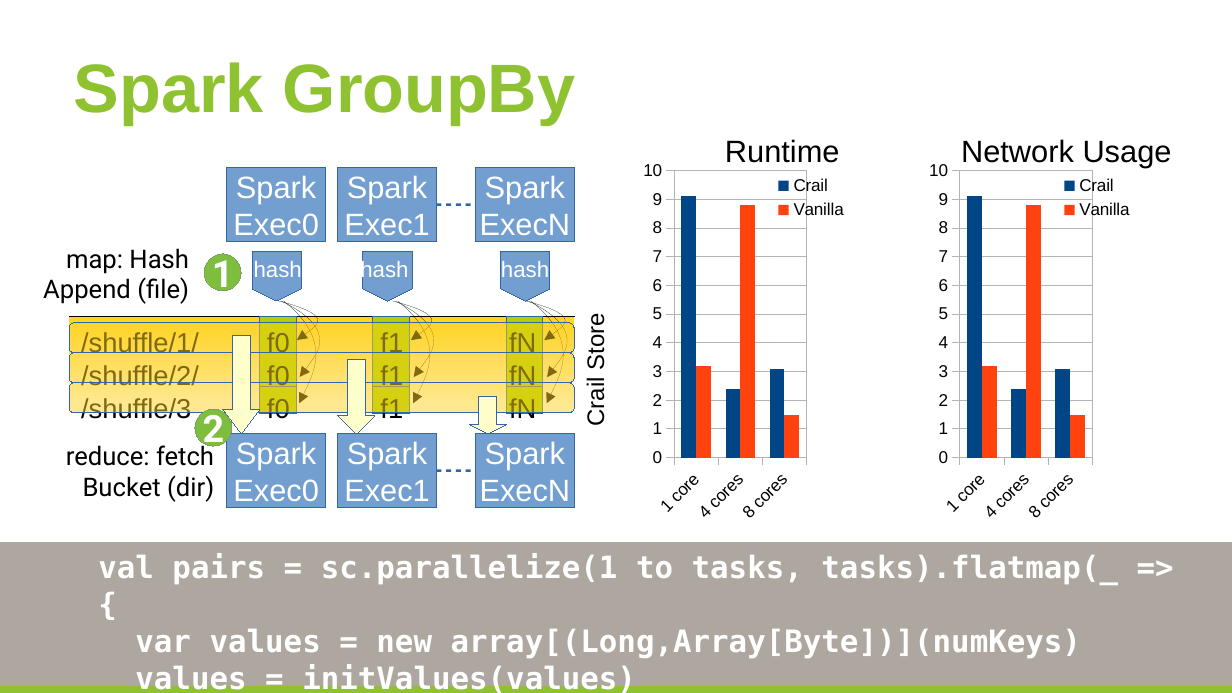
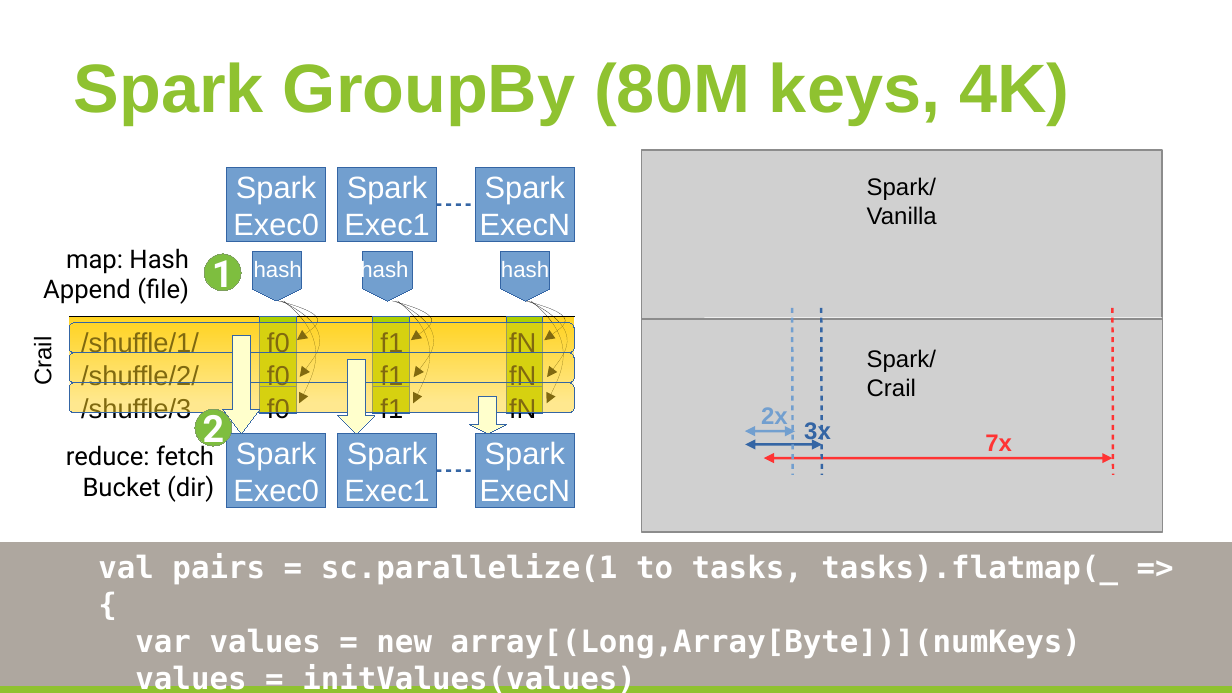
Before and after one commit to huangyibo/spark-summit-17, a slide deck: slide 22 of crail-spark-summit.odp. Drawn at 1232x693 pixels with LibreOffice and Linux fonts; fonts in the diff are those of the drawing; grey boxes stand for pictures; background and template pictures are left out. Boxes give left, top, right and bottom in pixels: in the first picture for what was removed or moved away, otherwise in the second. Text is boxed around its words. In the diff, an @@ line names an element or a change of style, - is before the commit and + after.

Commit message:
crail deck

```diff
--- a/crail-spark-summit.odp
+++ b/crail-spark-summit.odp
@@ title at [74,62,1069,125]: text changed @@
-Spark GroupBy
+Spark GroupBy (80M keys, 4K)
@@ text removed at [725,139,840,163] @@
-Runtime
@@ text removed at [961,139,1172,167] @@
-Network Usage
@@ column chart removed at [638,154,898,530] @@
-categories: 1 core, 4 cores, 8 cores
-Crail: 9.1, 2.4, 3.1
-Vanilla: 3.2, 8.8, 1.5
@@ picture added at [642,150,1162,367] @@
@@ text added at [867,177,937,225], 14 pt, text #000000 @@
+Spark/
+Vanilla
@@ column chart removed at [924,154,1184,530] @@
-categories: 1 core, 4 cores, 8 cores
-Crail: 9.1, 2.4, 3.1
-Vanilla: 3.2, 8.8, 1.5
@@ picture added at [642,319,1163,532] @@
@@ rectangle added at [705,318,1162,371], fill #FFFFFF @@
@@ line added from (792, 308) to (792, 476), #729FCF 1.45 pt @@
@@ line added from (822, 308) to (822, 476), #3465A4 1.45 pt @@
@@ line added from (1112, 308) to (1112, 476), #FF3333 1.45 pt @@
@@ text at [30,343,57,384]: text changed @@
-Crail Store
+Crail
@@ text added at [867,349,936,397], 14 pt, text #000000 @@
+Spark/
+Crail
@@ text added at [761,407,788,430], 14 pt, text #729FCF, bold @@
+2x
@@ double arrow added from (745, 445) to (822, 445), #3465A4 1.45 pt @@
@@ double arrow added from (745, 431) to (795, 431), #729FCF 1.45 pt @@
@@ text added at [804,422,831,445], 14 pt, text #3465A4, bold @@
+3x
@@ text added at [985,434,1012,451], 14 pt, text #FF3333, bold @@
+7x
@@ double arrow added from (764, 458) to (1112, 458), #FF3333 1.45 pt @@
```
Also in this commit, not shown: 10 other slides changed, 3 slides added, 3 slides removed, 1 other file.
